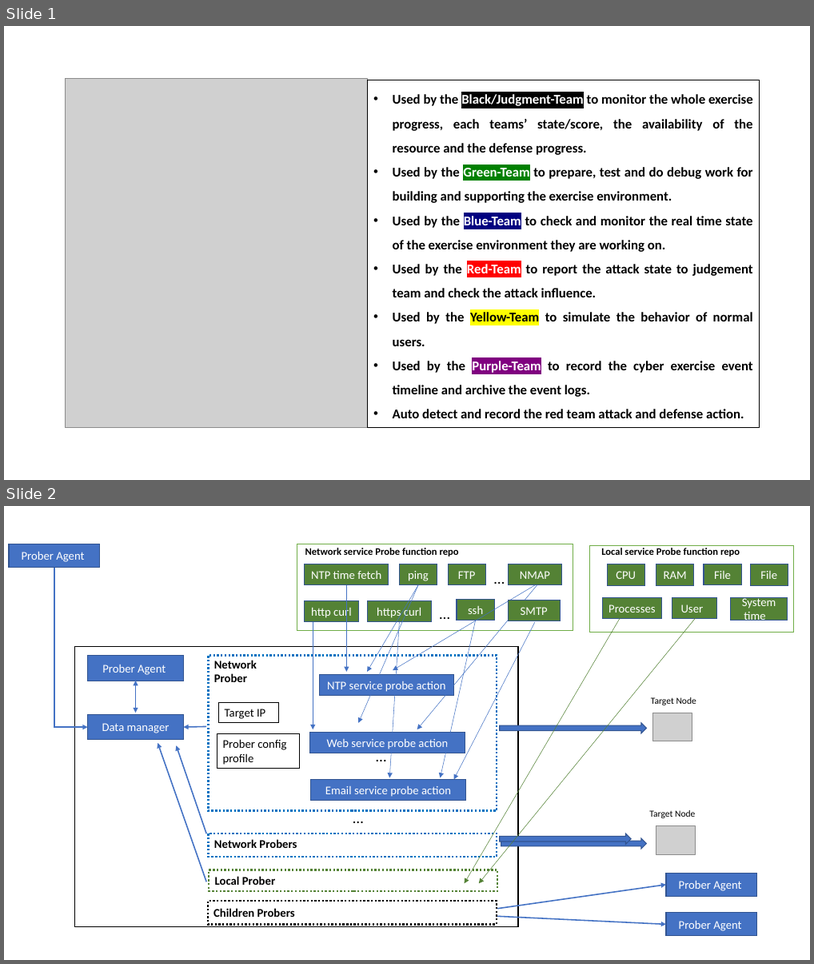
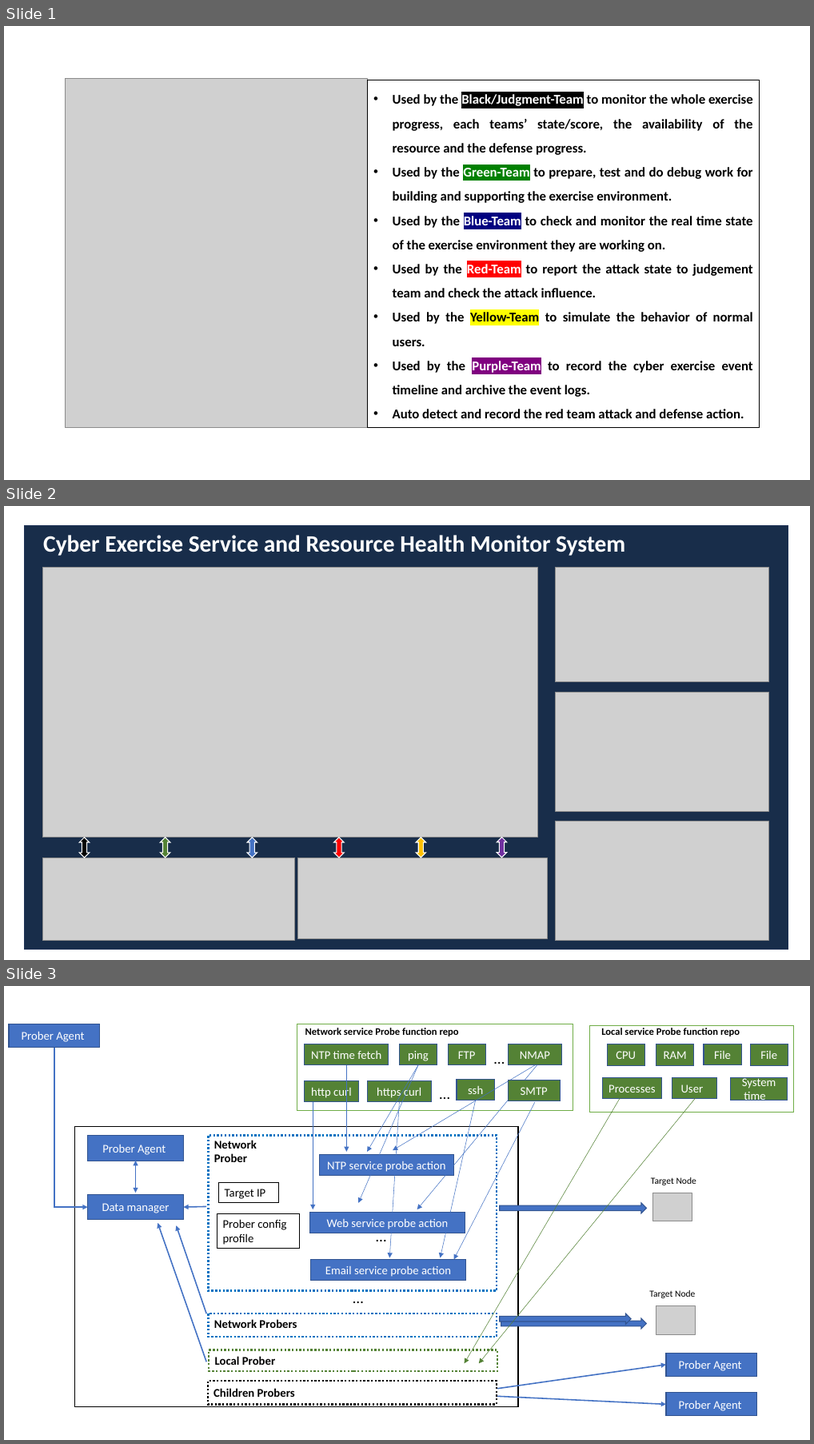
Before and after one commit to LiuYuancheng/Cluster_Service_Health_Monitor, a slide deck: doc/designDoc.pptx. Shown one above the other, each under a label of ours: slides 1 and 2 before the commit, slides 1, 2 and 3 after it. The pictures are 814x964 and 814x1444 pixels, drawn with LibreOffice and Linux fonts; fonts in the diff are those of the drawing; grey boxes stand for pictures. Boxes give left, top, right and bottom in pixels: in the first picture for what was removed or moved away, otherwise in the second. Text is boxed around its words. In the diff, an @@ line names an element or a change of style, - is before the commit and + after.

```diff
--- a/doc/designDoc.pptx
+++ b/doc/designDoc.pptx
@@ slide 2 added at [4, 506, 810, 960], background #FFFFFF @@
@@ rectangle added at [25, 525, 789, 949], fill #182D4A, outline #1E3256 1 pt @@
@@ text added at [43, 535, 626, 556], 28 pt, text #FFFFFF, bold @@
+Cyber Exercise Service and Resource Health Monitor System
@@ picture added at [42, 567, 538, 837] @@
@@ picture added at [556, 567, 770, 682] @@
@@ picture added at [556, 692, 770, 811] @@
@@ up down arrow added at [80, 837, 90, 857], fill #000000, outline #FFFFFF 1 pt @@
@@ up down arrow added at [161, 837, 170, 857], fill #548235, outline #FFFFFF 1 pt @@
@@ up down arrow added at [247, 837, 257, 857], fill #4472C4, outline #FFFFFF 1 pt @@
@@ up down arrow added at [334, 837, 344, 857], fill #FF0000, outline #FFFFFF 1 pt @@
@@ up down arrow added at [416, 837, 426, 857], fill #FFC000, outline #FFFFFF 1 pt @@
@@ up down arrow added at [497, 837, 506, 857], fill #7030A0, outline #FFFFFF 1 pt @@
@@ picture added at [556, 821, 770, 940] @@
@@ picture added at [42, 857, 295, 940] @@
@@ picture added at [298, 857, 547, 939] @@
@@ what was slide 2 is now slide 3 @@
```
Also in this commit, not shown: 2 other files.
